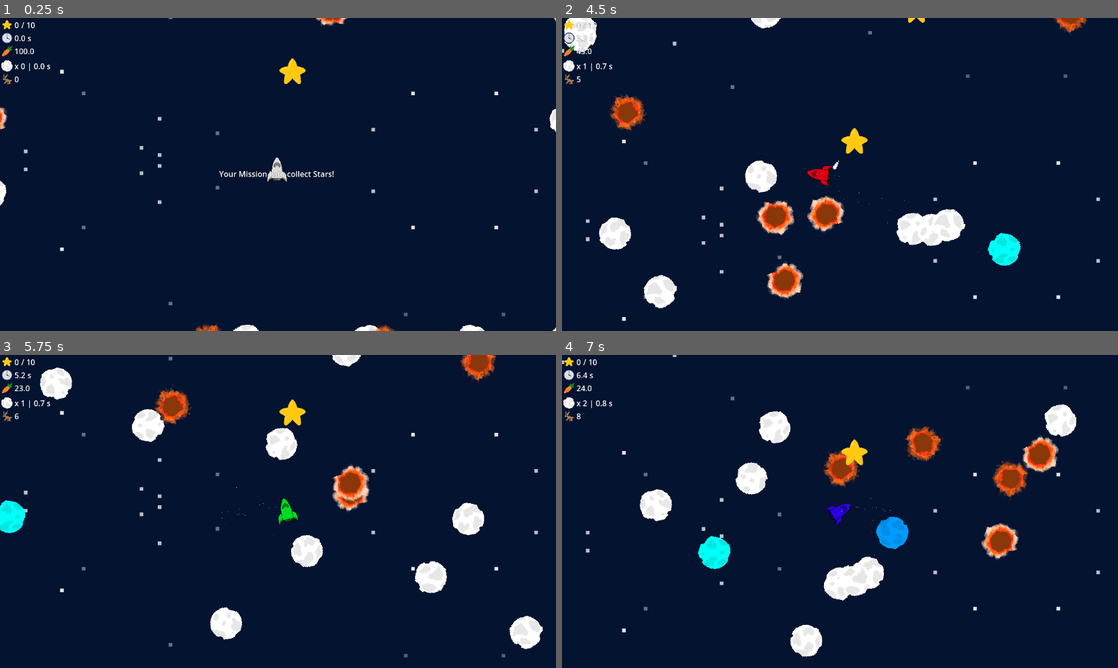
Above: before the commit, frames 1-4 (two rows, left to right).
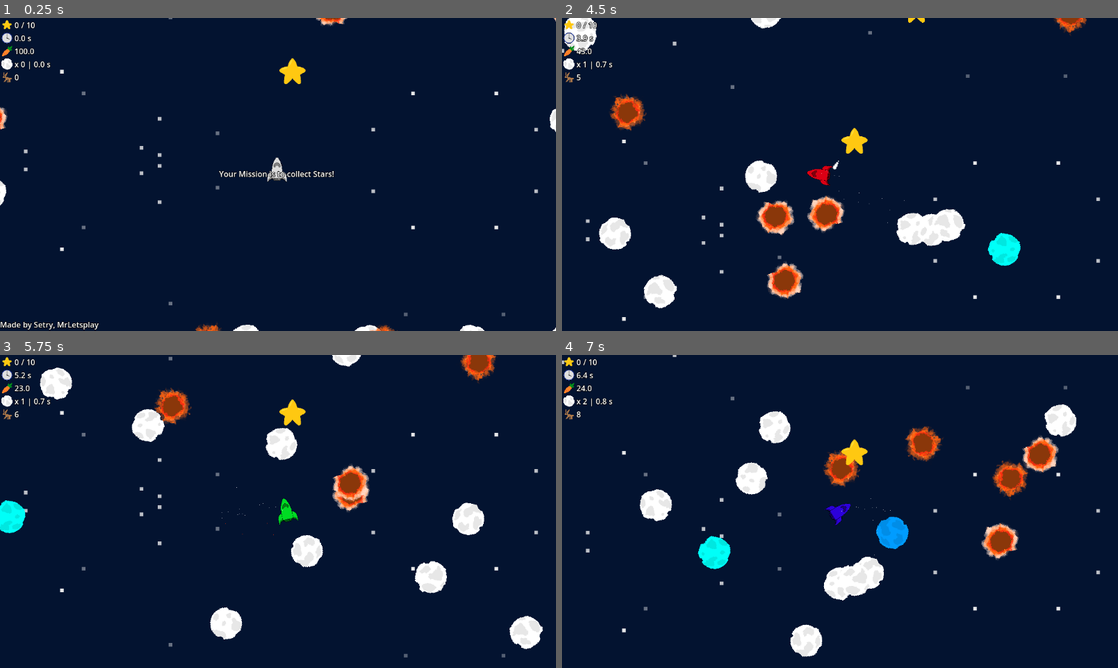
Above: after the commit, the same moments.

Repository: Setry/gj-solo
Game: Godot game, scene res://Scenes/MainTest.tscn
Two runs of this game, one before a commit and one after it. Both use one fixed random seed, a clock stepped at 60 frames per second and the inputs below.
Inputs:
- Up to frame 1 (0.25 s): no input
- Up to frame 2 (4.5 s): tap Enter at 0.5 s; hold Space (press) 0.53-1.28 s; tap Space (press) at 1.35, 2.85, 4.35 s; hold Space (press) 2.03-2.78 s; hold Space (press) 3.53-4.28 s
- Up to frame 3 (5.75 s): hold Space (press) from 5.03 s (still down)
- Up to frame 4 (7 s): release Space (press) at 5.78 s; tap Space (press) at 5.85 s; hold Space (press) from 6.53 s (still down)

The runs differ from the first frame. In frame 1, 0.5% of the frame differs, in the area x 0-60%, y 1-100%; in frame 2, 0.3%; in frame 3, 0.2%; in frame 4, 0.2%.

Commit message:
Add credits, Increase outline size

Diff:
--- a/Scenes/UI.tscn
+++ b/Scenes/UI.tscn
@@ -7,59 +7,63 @@
 [ext_resource type="Texture2D" uid="uid://0isb5ayg2q7w" path="res://Sprites/Rabbit.png" id="5_qwshj"]
 
 [sub_resource type="LabelSettings" id="LabelSettings_48q88"]
-outline_size = 1
+outline_size = 4
 outline_color = Color(0, 0, 0, 1)
 
 [sub_resource type="LabelSettings" id="LabelSettings_xjg7p"]
-outline_size = 1
+outline_size = 4
 outline_color = Color(0, 0, 0, 1)
 
 [sub_resource type="LabelSettings" id="LabelSettings_mg6lk"]
-outline_size = 1
+outline_size = 4
 outline_color = Color(0, 0, 0, 1)
 
 [sub_resource type="LabelSettings" id="LabelSettings_wunin"]
-outline_size = 1
+outline_size = 4
 outline_color = Color(0, 0, 0, 1)
 
 [sub_resource type="LabelSettings" id="LabelSettings_j04uc"]
-outline_size = 1
+outline_size = 4
 outline_color = Color(0, 0, 0, 1)
 
 [sub_resource type="LabelSettings" id="LabelSettings_vqx31"]
-outline_size = 1
+outline_size = 4
 outline_color = Color(0, 0, 0, 1)
 
 [sub_resource type="LabelSettings" id="LabelSettings_13dyv"]
-outline_size = 1
+outline_size = 4
 outline_color = Color(0, 0, 0, 1)
 
 [sub_resource type="LabelSettings" id="LabelSettings_b1goy"]
-outline_size = 1
+outline_size = 4
 outline_color = Color(0, 0, 0, 1)
 
 [sub_resource type="LabelSettings" id="LabelSettings_n04ve"]
-outline_size = 1
+outline_size = 4
 outline_color = Color(0, 0, 0, 1)
 
 [sub_resource type="LabelSettings" id="LabelSettings_qwshj"]
-outline_size = 1
+outline_size = 4
 outline_color = Color(0, 0, 0, 1)
 
 [sub_resource type="LabelSettings" id="LabelSettings_wi7yl"]
-outline_size = 1
+outline_size = 4
 outline_color = Color(0.000693898, 0.000693898, 0.000693898, 1)
 
 [sub_resource type="LabelSettings" id="LabelSettings_5q4fb"]
-outline_size = 1
+outline_size = 4
 outline_color = Color(0, 0, 0, 1)
 
 [sub_resource type="LabelSettings" id="LabelSettings_mqm5i"]
-outline_size = 1
+outline_size = 4
 outline_color = Color(0, 0, 0, 1)
 
 [sub_resource type="LabelSettings" id="LabelSettings_jnovg"]
-outline_size = 1
+outline_size = 4
+outline_color = Color(0, 0, 0, 1)
+
+[sub_resource type="LabelSettings" id="LabelSettings_r71lk"]
+outline_size = 4
 outline_color = Color(0, 0, 0, 1)
 
 [node name="GameUI" type="Control"]
@@ -130,9 +134,6 @@
 text = "0"
 label_settings = SubResource("LabelSettings_j04uc")
 
-[node name="HBoxContainer2" type="HBoxContainer" parent="MarginContainer/VBoxContainer"]
-layout_mode = 2
-
 [node name="HBoxContainer6" type="HBoxContainer" parent="MarginContainer/VBoxContainer"]
 layout_mode = 2
 
@@ -225,3 +226,13 @@
 Press the button to restart."
 label_settings = SubResource("LabelSettings_jnovg")
 horizontal_alignment = 1
+
+[node name="CreditsContainer" type="VBoxContainer" parent="MarginContainer2"]
+layout_mode = 2
+size_flags_horizontal = 0
+size_flags_vertical = 8
+
+[node name="Label" type="Label" parent="MarginContainer2/CreditsContainer"]
+layout_mode = 2
+text = "Made by Setry, MrLetsplay"
+label_settings = SubResource("LabelSettings_r71lk")
--- a/scripts/Main.gd
+++ b/scripts/Main.gd
@@ -146,6 +146,7 @@
 		if not game_running:
 			get_tree().paused = false
 			find_child("StartContainer", true, false).visible = false
+			find_child("CreditsContainer", true, false).visible = false
 			game_running = true
 		elif game_over:
 			get_tree().reload_current_scene()
Not shown: 1 places in Scenes/UI.tscn that only renumber resources
Not shown, changed: export_presets.cfg
